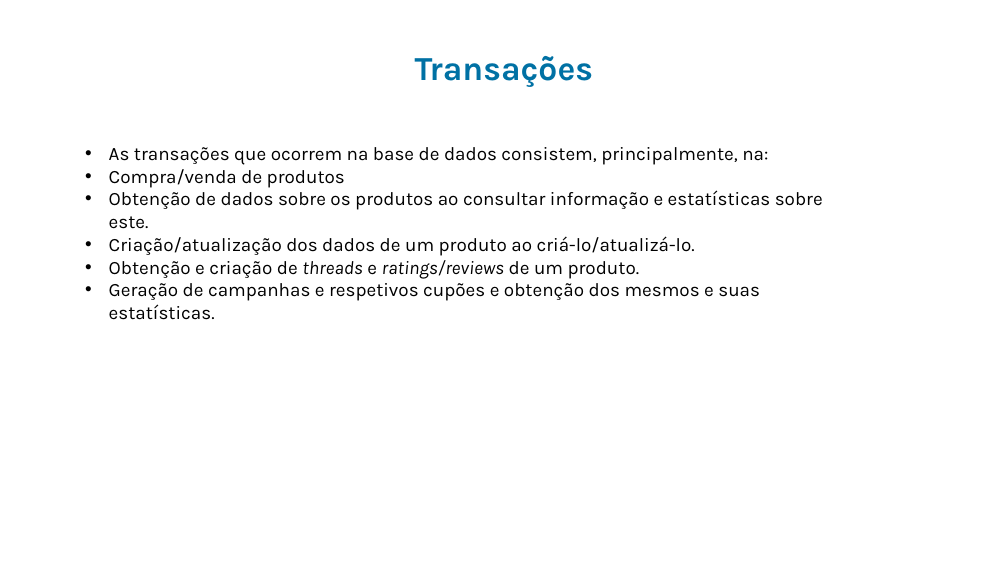
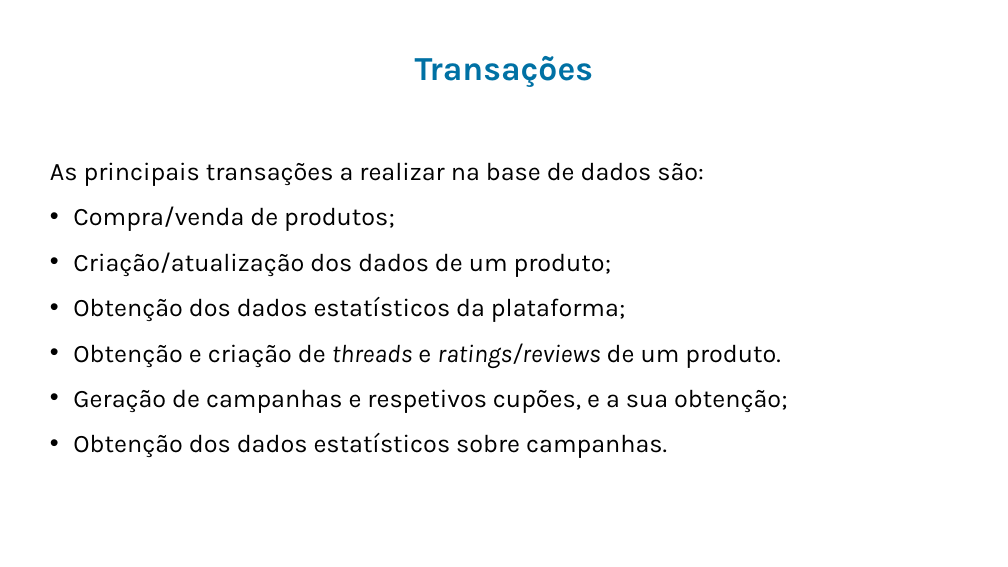
Before and after one commit to goncaloalmeida19/projeto-de-bd, a slide deck: slide 6 of Apresentação.pptx. Drawn at 1008x567 pixels with LibreOffice and Linux fonts; fonts in the diff are those of the drawing; background and template pictures are left out. Boxes give left, top, right and bottom in pixels: in the first picture for what was removed or moved away, otherwise in the second. Text is boxed around its words. In the diff, an @@ line names an element or a change of style, - is before the commit and + after.

```diff
--- a/Apresentação.pptx
+++ b/Apresentação.pptx
@@ text "As principais transações a realizar ...": place and size @@
-text "As principais transações a realizar ..." at [109, 147, 823, 320]
+text "As principais transações a realizar ..." at [50, 162, 788, 458]
@@ text at [50, 162, 704, 322]: text changed; size 18 to 24 pt @@
-• As transações que ocorrem na base de dados consistem, principalmente, na:
-• Compra/venda de produtos
-• Obtenção de dados sobre os produtos ao consultar informação e estatísticas sobre este.
-• Criação/atualização dos dados de um produto ao criá-lo/atualizá-lo.
+As principais transações a realizar na base de dados são:
+• Compra/venda de produtos;
+• Criação/atualização dos dados de um produto;
+• Obtenção dos dados estatísticos da plataforma;
@@ text at [73, 343, 780, 368]: size 18 to 24 pt in "Obtenção e criação de threads e ratings/reviews ..."; alignment left to justified; line spacing 1 to 1.5 @@
@@ text at [73, 389, 788, 458]: text changed; size 18 to 24 pt @@
-• Geração de campanhas e respetivos cupões e obtenção dos mesmos e suas estatísticas.
+• Geração de campanhas e respetivos cupões, e a sua obtenção;
+• Obtenção dos dados estatísticos sobre campanhas.
```
Also in this commit, not shown: 4 other slides changed.
